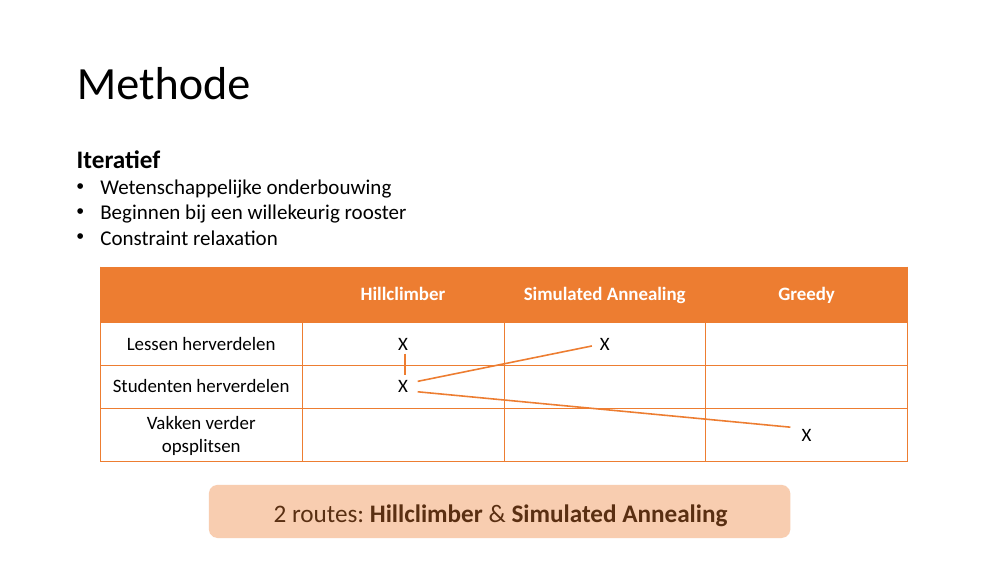
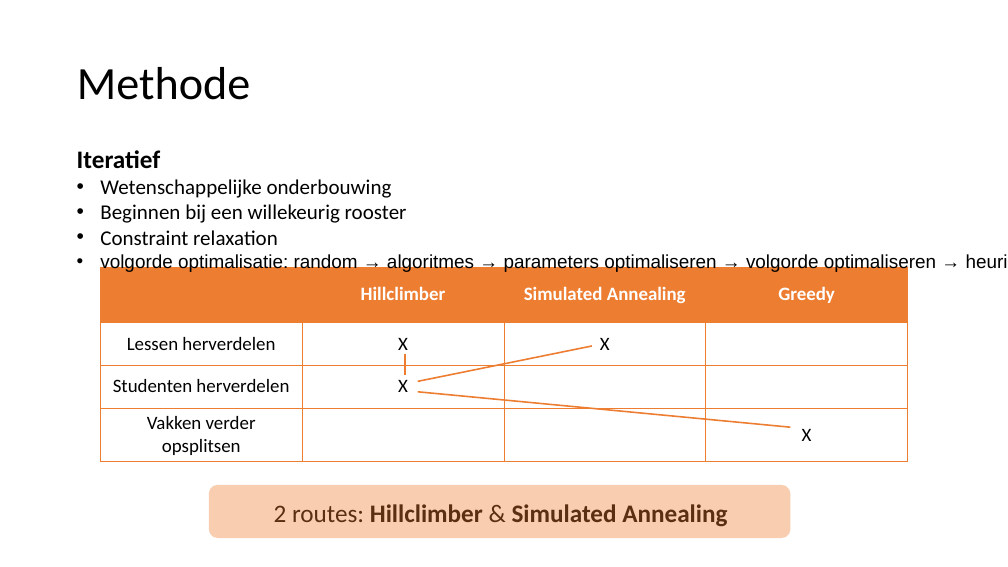
Before and after one commit to NinaAlblasMinorAI/RoosterRulers, a slide deck: slide 7 of doc/Presentatie.pptx. Drawn at 1008x567 pixels with LibreOffice and Linux fonts; fonts in the diff are those of the drawing. Boxes give left, top, right and bottom in pixels: in the first picture for what was removed or moved away, otherwise in the second. Text is boxed around its words. In the diff, an @@ line names an element or a change of style, - is before the commit and + after.

```diff
--- a/doc/Presentatie.pptx
+++ b/doc/Presentatie.pptx
@@ text at box(100, 253, 936, 272): paragraph added @@
+• volgorde optimalisatie: random → algoritmes → parameters optimaliseren → volgorde optimaliseren → heuristieken
```
Also in this commit, not shown: 3 slides added, 1 other file.
